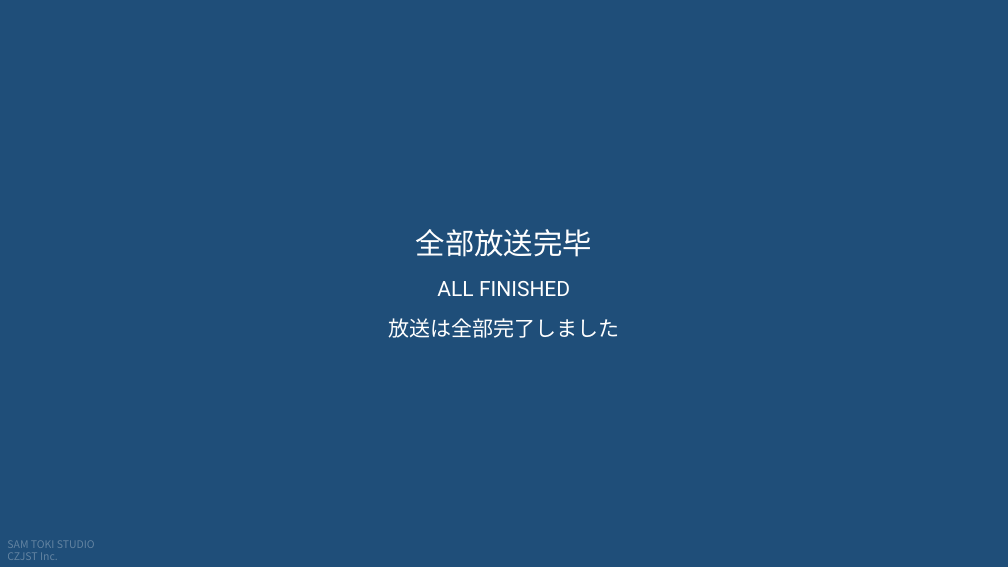
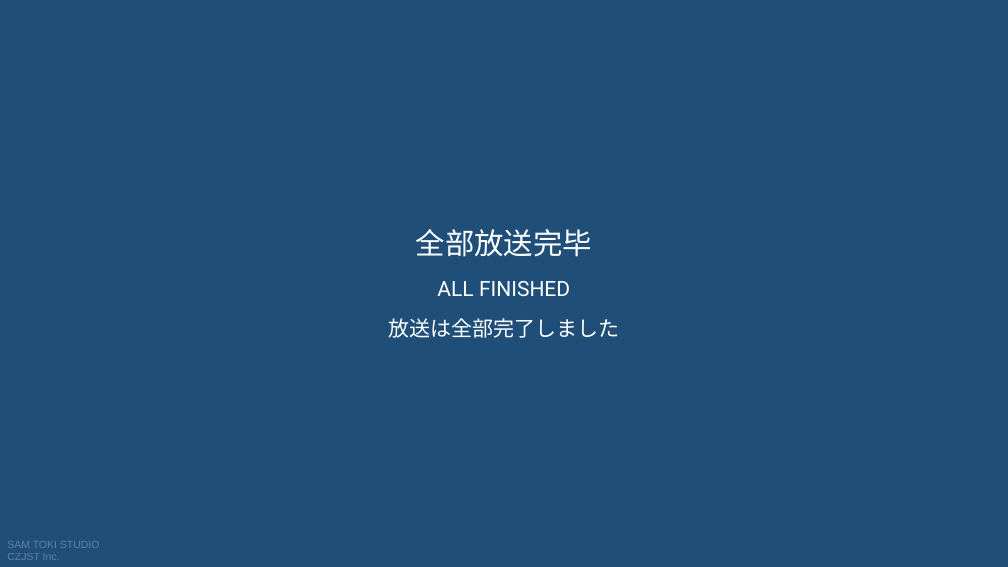
Before and after one commit to SamToki/PPT---Sam-Toki-Original-PowerPoint-Collection, a slide deck: slide 60 of RELEASE/PPT National Flags Animation.pptx (slide 51 before the commit). Drawn at 1008x567 pixels with LibreOffice and Linux fonts; fonts in the diff are those of the drawing. Boxes give left, top, right and bottom in pixels: in the first picture for what was removed or moved away, otherwise in the second. Text is boxed around its words. In the diff, an @@ line names an element or a change of style, - is before the commit and + after.

```diff
--- a/RELEASE/PPT National Flags Animation.pptx
+++ b/RELEASE/PPT National Flags Animation.pptx
@@ text "SAM TOKI STUDIO" at (7,541,100,560): font Noto Sans CJK SC to Arial @@
```
Also in this commit, not shown: 51 other slides changed, 9 slides added.
